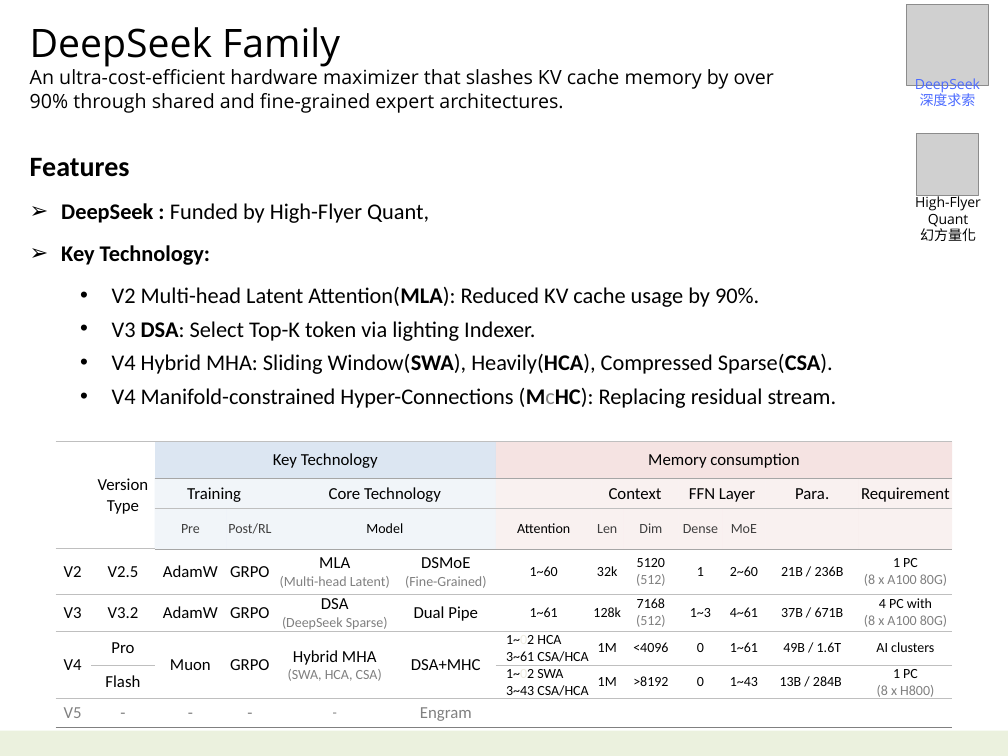
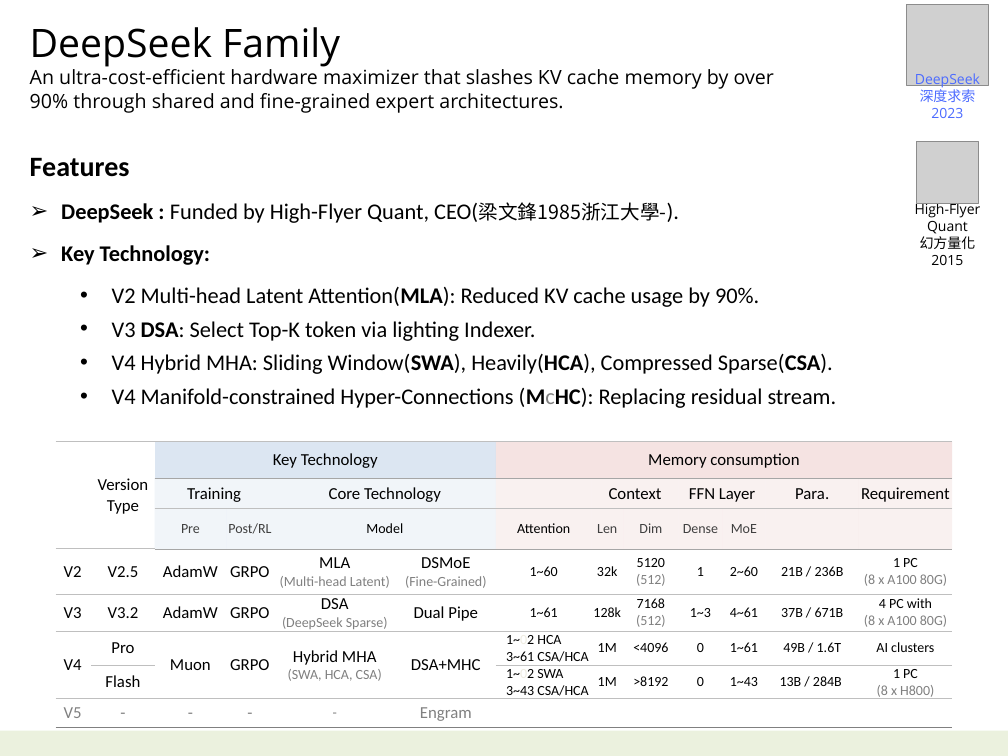
Before and after one commit to navibator/crazy-ai, a slide deck: slide 5 of ai-seepseek.pptx (slide 7 before the commit). Drawn at 1008x756 pixels with LibreOffice and Linux fonts; fonts in the diff are those of the drawing; grey boxes stand for pictures. Boxes give left, top, right and bottom in pixels: in the first picture for what was removed or moved away, otherwise in the second. Text is boxed around its words. In the diff, an @@ line names an element or a change of style, - is before the commit and + after.

```diff
--- a/ai-seepseek.pptx
+++ b/ai-seepseek.pptx
@@ text at (931,108,963,118): paragraph added @@
+2023
@@ picture: place and size @@
-picture at (916,133,979,196)
+picture at (916,141,979,204)
@@ text at (61,202,667,223): text changed @@
-➢ DeepSeek : Funded by High-Flyer Quant,
+➢ DeepSeek : Funded by High-Flyer Quant, CEO(梁文鋒1985浙江大學-).
@@ text "High-Flyer": place and size @@
-text "High-Flyer" at (915,193,981,241)
+text "High-Flyer" at (915,201,981,265)
@@ text at (931,255,963,265): paragraph added @@
+2015
```
Also in this commit, not shown: 2 other slides changed, 7 slides added, 6 slides removed, 2 other files.
